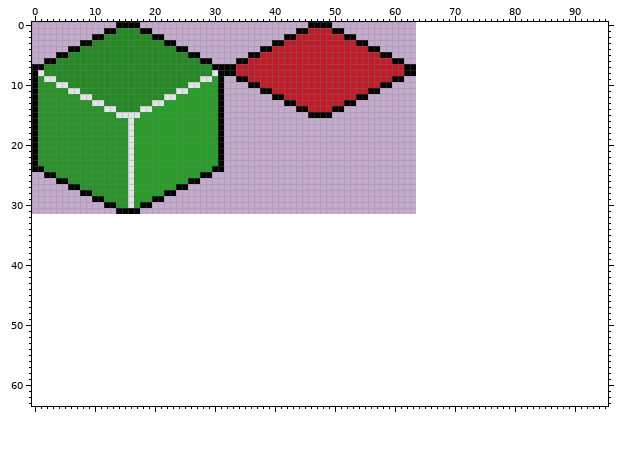
Sprite sheet -- public/assets/tileset.png. Above, as it was before the edit.
The file is 64x32 pixels. The old version is drawn lined up with the new one, on the new canvas.
New version:
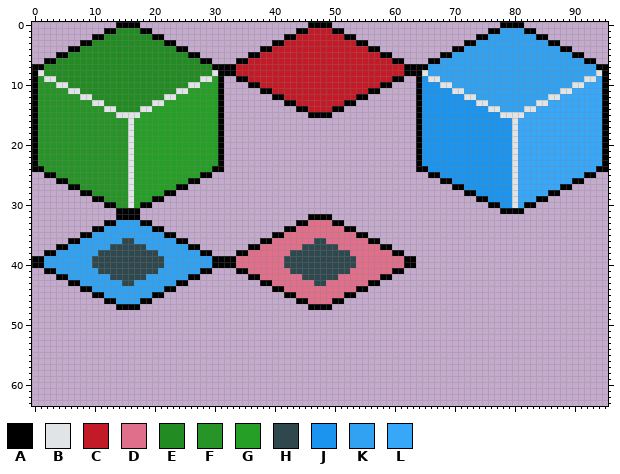
Palette (. is transparent): A #000000  B #e0e4e6  C #c21b27  D #e06f8b  E #228b22  F #269427  G #259f25  H #2f484e  J #1a94ee  K #31a2f2  L #37a7fa
Diff:
canvas 64x32 -> 96x64
Changed rows in their new state; - is an unchanged pixel.
first column x 0:
 0 ------------------------------------------------------------------------------AAAA--------------
 1 ----------------------------------------------------------------------------AAKKKKAA------------
 2 --------------------------------------------------------------------------AAKKKKKKKKAA----------
 3 ------------------------------------------------------------------------AAKKKKKKKKKKKKAA--------
 4 ----------------------------------------------------------------------AAKKKKKKKKKKKKKKKKAA------
 5 --------------------------------------------------------------------AAKKKKKKKKKKKKKKKKKKKKAA----
 6 ------------------------------------------------------------------AAKKKKKKKKKKKKKKKKKKKKKKKKAA--
 7 ----------------------------------------------------------------AAKKKKKKKKKKKKKKKKKKKKKKKKKKKKAA
 8 ----------------------------------------------------------------ABKKKKKKKKKKKKKKKKKKKKKKKKKKKKBA
 9 ----------------------------------------------------------------AJBBKKKKKKKKKKKKKKKKKKKKKKKKBBLA
10 ----------------------------------------------------------------AJJJBBKKKKKKKKKKKKKKKKKKKKBBLLLA
11 ----------------------------------------------------------------AJJJJJBBKKKKKKKKKKKKKKKKBBLLLLLA
12 ----------------------------------------------------------------AJJJJJJJBBKKKKKKKKKKKKBBLLLLLLLA
13 ----------------------------------------------------------------AJJJJJJJJJBBKKKKKKKKBBLLLLLLLLLA
14 ----------------------------------------------------------------AJJJJJJJJJJJBBKKKKBBLLLLLLLLLLLA
15 ----------------------------------------------------------------AJJJJJJJJJJJJJBBBBLLLLLLLLLLLLLA
16 ----------------------------------------------------------------AJJJJJJJJJJJJJJJBLLLLLLLLLLLLLLA
17 ----------------------------------------------------------------AJJJJJJJJJJJJJJJBLLLLLLLLLLLLLLA
18 ----------------------------------------------------------------AJJJJJJJJJJJJJJJBLLLLLLLLLLLLLLA
19 ----------------------------------------------------------------AJJJJJJJJJJJJJJJBLLLLLLLLLLLLLLA
20 ----------------------------------------------------------------AJJJJJJJJJJJJJJJBLLLLLLLLLLLLLLA
21 ----------------------------------------------------------------AJJJJJJJJJJJJJJJBLLLLLLLLLLLLLLA
22 ----------------------------------------------------------------AJJJJJJJJJJJJJJJBLLLLLLLLLLLLLLA
23 ----------------------------------------------------------------AJJJJJJJJJJJJJJJBLLLLLLLLLLLLLLA
24 ----------------------------------------------------------------AAJJJJJJJJJJJJJJBLLLLLLLLLLLLLAA
25 ------------------------------------------------------------------AAJJJJJJJJJJJJBLLLLLLLLLLLAA--
26 --------------------------------------------------------------------AAJJJJJJJJJJBLLLLLLLLLAA----
27 ----------------------------------------------------------------------AAJJJJJJJJBLLLLLLLAA------
28 ------------------------------------------------------------------------AAJJJJJJBLLLLLAA--------
29 --------------------------------------------------------------------------AAJJJJBLLLAA----------
30 ----------------------------------------------------------------------------AAJJBLAA------------
31 ------------------------------------------------------------------------------AAAA--------------
32 --------------AAAA----------------------------AAAA----------------------------------------------
33 ------------AAKKKKAA------------------------AADDDDAA--------------------------------------------
34 ----------AAKKKKKKKKAA--------------------AADDDDDDDDAA------------------------------------------
35 --------AAKKKKKKKKKKKKAA----------------AADDDDDDDDDDDDAA----------------------------------------
36 ------AAKKKKKKKHHKKKKKKKAA------------AADDDDDDDHHDDDDDDDAA--------------------------------------
37 ----AAKKKKKKKHHHHHHKKKKKKKAA--------AADDDDDDDHHHHHHDDDDDDDAA------------------------------------
38 --AAKKKKKKKHHHHHHHHHHKKKKKKKAA----AADDDDDDDHHHHHHHHHHDDDDDDDAA----------------------------------
39 AAKKKKKKKKHHHHHHHHHHHHKKKKKKKKAAAADDDDDDDDHHHHHHHHHHHHDDDDDDDDAA--------------------------------
40 AAKKKKKKKKHHHHHHHHHHHHKKKKKKKKAAAADDDDDDDDHHHHHHHHHHHHDDDDDDDDAA--------------------------------
41 --AAKKKKKKKHHHHHHHHHHKKKKKKKAA----AADDDDDDDHHHHHHHHHHDDDDDDDAA----------------------------------
42 ----AAKKKKKKKHHHHHHKKKKKKKAA--------AADDDDDDDHHHHHHDDDDDDDAA------------------------------------
43 ------AAKKKKKKKHHKKKKKKKAA------------AADDDDDDDHHDDDDDDDAA--------------------------------------
44 --------AAKKKKKKKKKKKKAA----------------AADDDDDDDDDDDDAA----------------------------------------
45 ----------AAKKKKKKKKAA--------------------AADDDDDDDDAA------------------------------------------
46 ------------AAKKKKAA------------------------AADDDDAA--------------------------------------------
47 --------------AAAA----------------------------AAAA----------------------------------------------
Where, in picture pixels (left, top, right, bottom), the same in both pictures:
added: (416, 22, 608, 214)
added: (32, 214, 416, 310)
